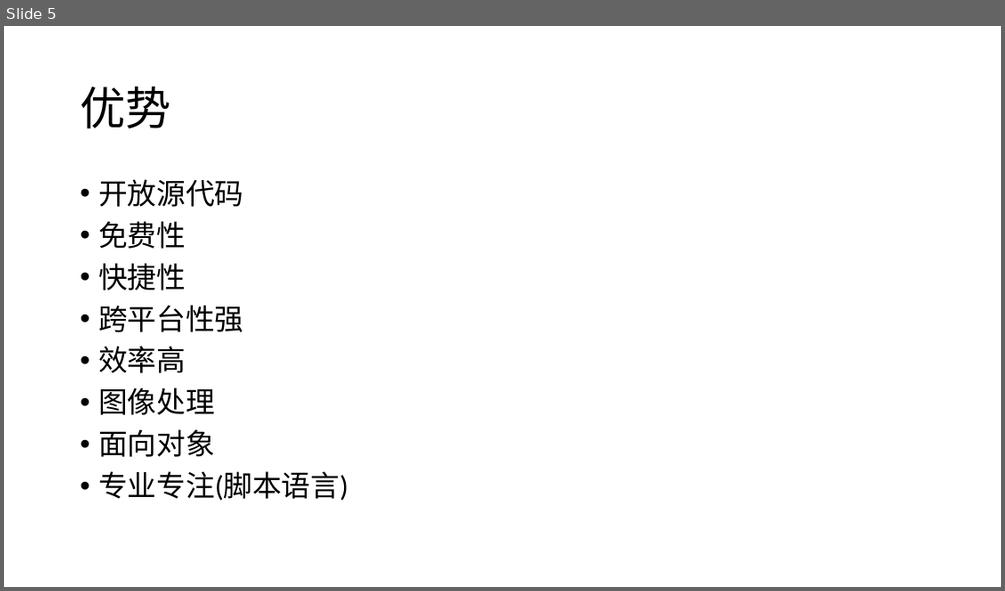
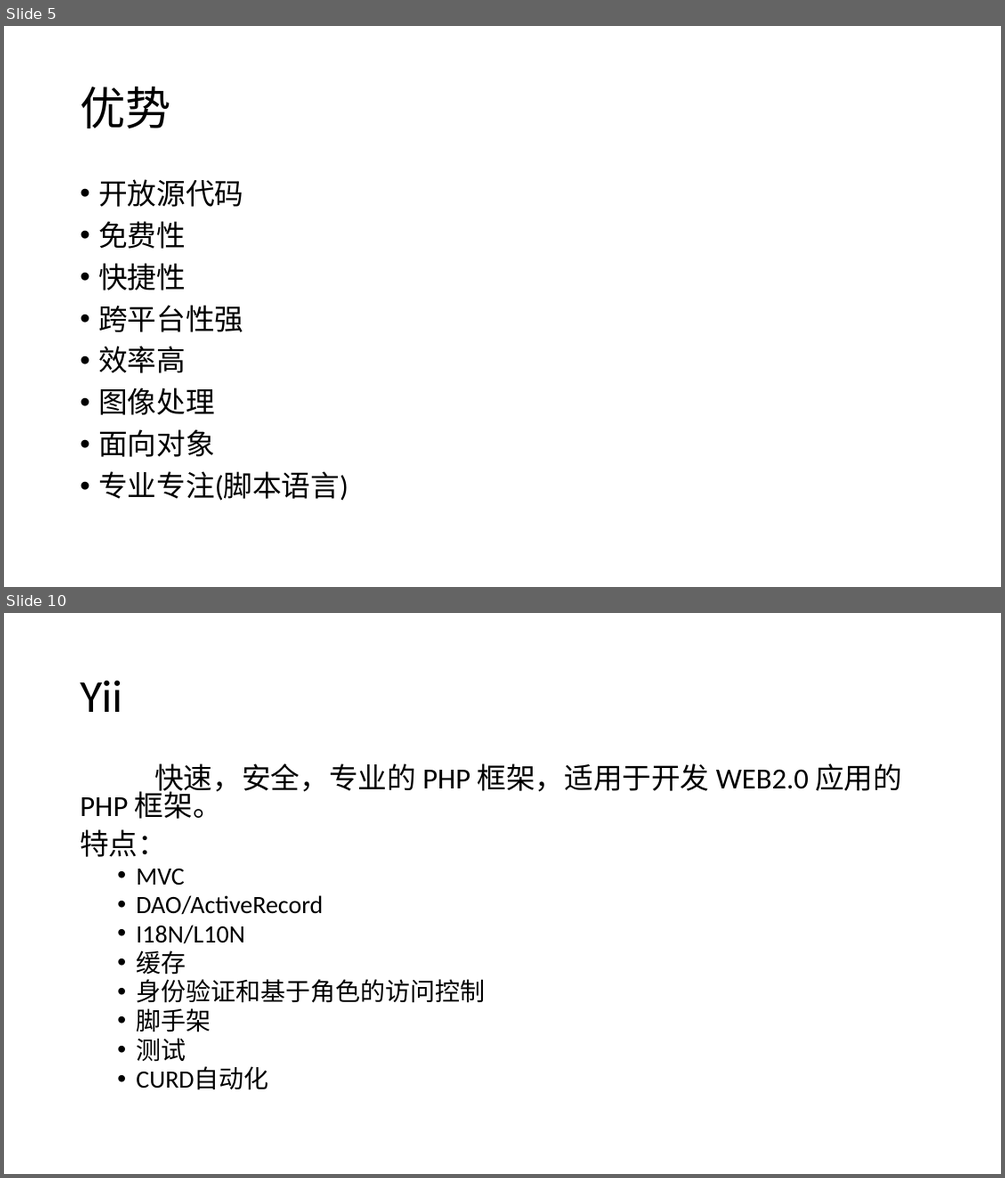
Before and after one commit to liuxm6/demos, a slide deck: PHP培训.pptx. Shown one above the other, each under a label of ours: slide 5 before the commit, slides 5 and 10 after it; the slides between them are not shown. The pictures are 1005x591 and 1005x1178 pixels, drawn with LibreOffice and Linux fonts; fonts in the diff are those of the drawing. Boxes give left, top, right and bottom in pixels: in the first picture for what was removed or moved away, otherwise in the second. Text is boxed around its words. In the diff, an @@ line names an element or a change of style, - is before the commit and + after.

```diff
--- a/PHP培训.pptx
+++ b/PHP培训.pptx
@@ slide 10 added at bbox=[4, 613, 1001, 1174], background #FFFFFF @@
@@ title added at bbox=[80, 680, 122, 712], 44 pt, text #000000 @@
+Yii
@@ text added at bbox=[80, 763, 902, 1090], 24 pt, text #000000 @@
+快速，安全，专业的 PHP 框架，适用于开发 WEB2.0 应用的 PHP 框架。
+特点：
+  • MVC
+  • DAO/ActiveRecord
+  • I18N/L10N
+  • 缓存
+  • 身份验证和基于角色的访问控制
+  • 脚手架
+  • 测试
+  • CURD自动化
```
Also in this commit, not shown: 2 slides changed, 11 other slides added, 1 other file.
